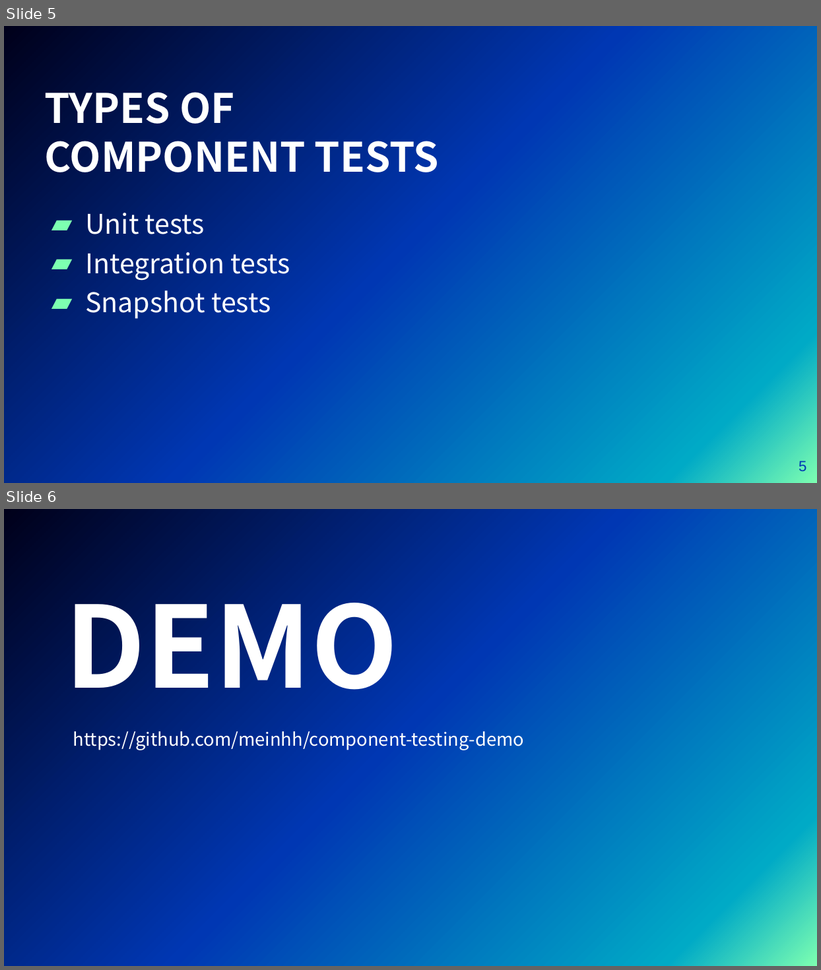
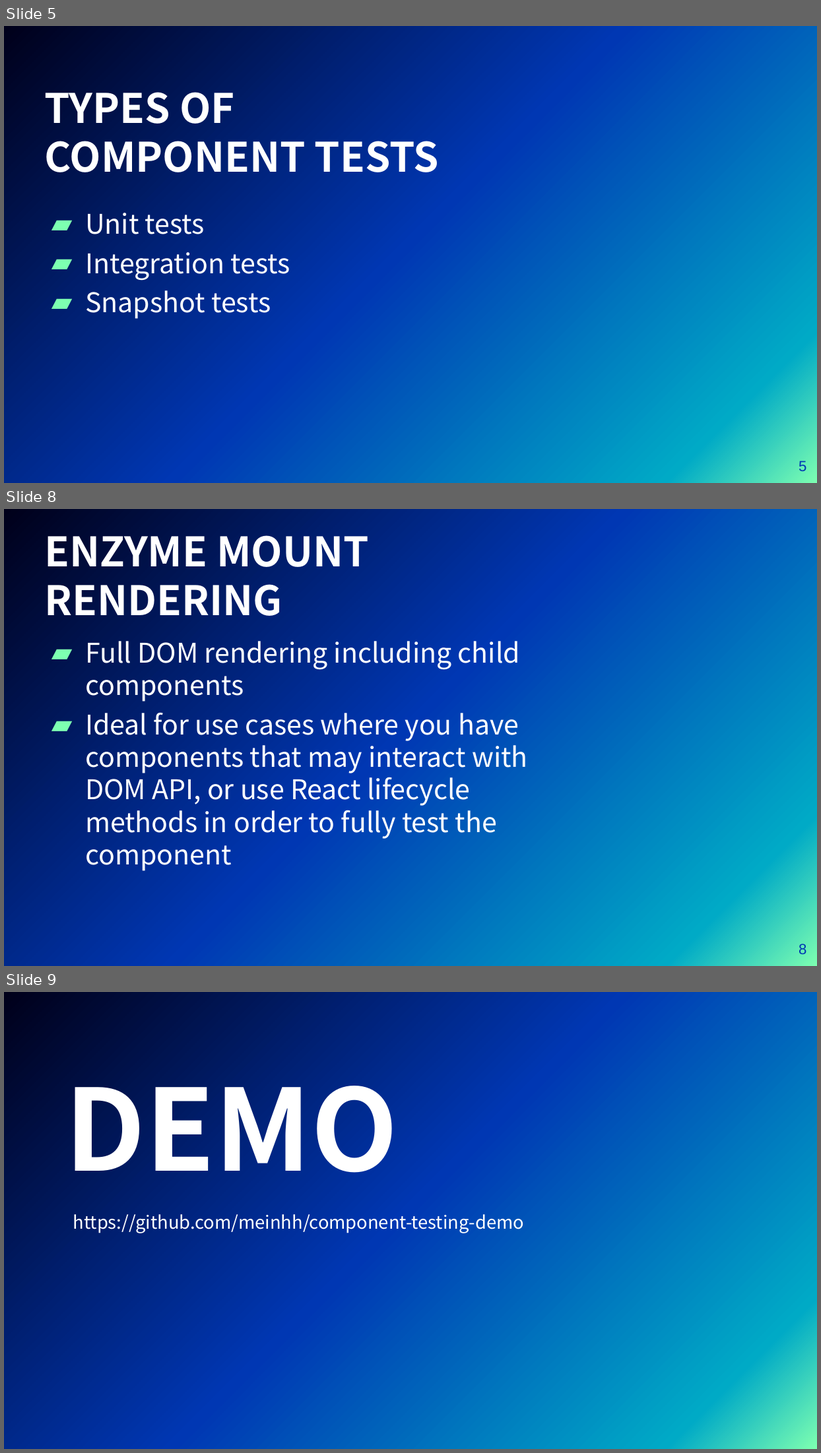
Before and after one commit to meinhh/component-testing-demo, a slide deck: presentation.pptx. Shown one above the other, each under a label of ours: slides 5 and 6 before the commit, slides 5, 8 and 9 after it; the slides between them are not shown. The pictures are 821x970 and 821x1453 pixels, drawn with LibreOffice and Linux fonts; fonts in the diff are those of the drawing; background and template pictures are left out. Boxes give left, top, right and bottom in pixels: in the first picture for what was removed or moved away, otherwise in the second. Text is boxed around its words. In the diff, an @@ line names an element or a change of style, - is before the commit and + after.

Commit message:
presentation updates - enzyme

```diff
--- a/presentation.pptx
+++ b/presentation.pptx
@@ slide 8 added at (4,509,817,966), background picture (left out) @@
@@ title added at (45,535,369,616), 36 pt, text #FFFFFF, bold @@
+ENZYME MOUNT RENDERING
@@ text added at (85,641,528,871), 24 pt, text #FFFFFF @@
+▰ Full DOM rendering including child components
+▰ Ideal for use cases where you have components that may interact with DOM API, or use React lifecycle methods in order to fully test the component
@@ page number added at (799,944,807,955), 13 pt, text #0037B3 @@
+8
@@ what was slide 6 is now slide 9 @@
```
Also in this commit, not shown: 2 other slides added.
